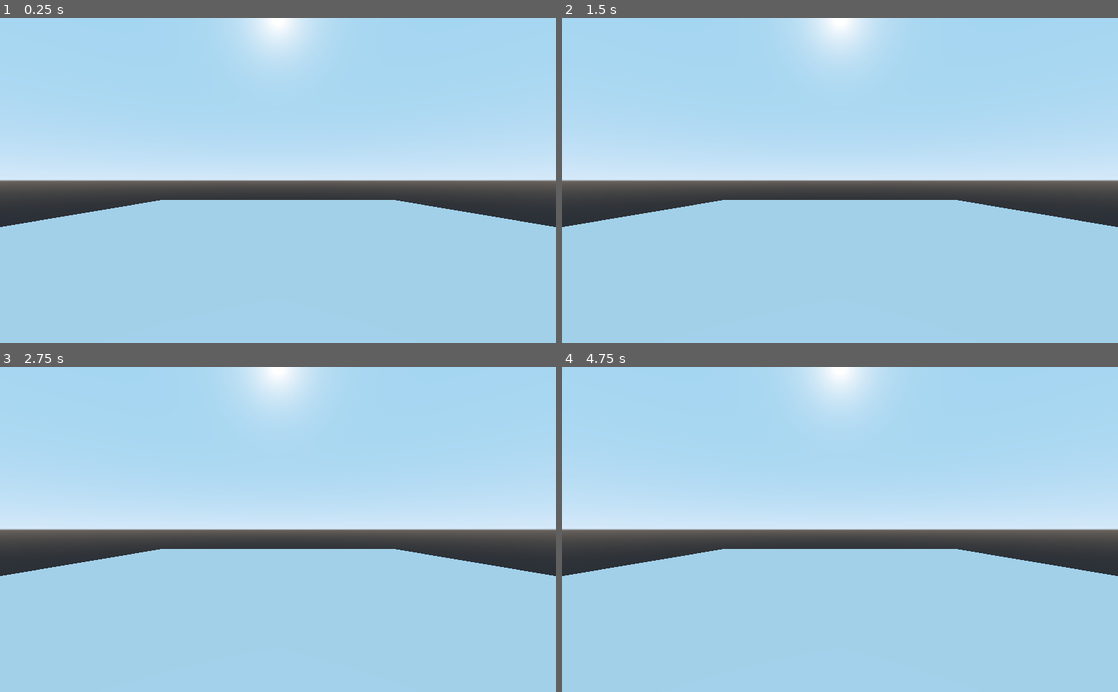
Above: before the commit, frames 1-4 (two rows, left to right).
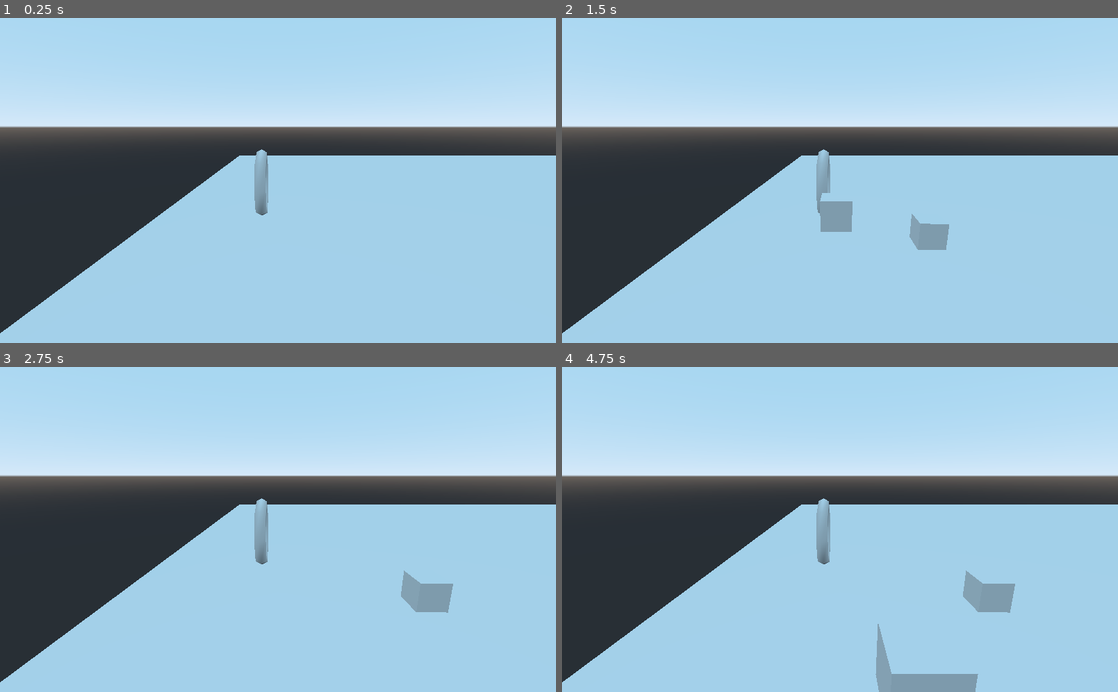
Above: after the commit, the same moments.

Repository: PandorasGit/P3-paroberts
Game: Godot game, scene res://World/World.tscn
The game is run twice, just before and just after one commit, with the same random seed, the same clock (stepped at 60 frames per second) and the same inputs.
Inputs:
- Up to frame 1 (0.25 s): no input
- Up to frame 2 (1.5 s): tap Enter at 0.5 s; hold D (yaw_right, bound only after the commit) 0.53-1.28 s; tap Space (shoot) at 0.6, 1.35 s; hold S (pitch_down, bound only after the commit) from 1.28 s (still down)
- Up to frame 3 (2.75 s): release S (pitch_down, bound only after the commit) at 2.03 s; hold D (yaw_right, bound only after the commit) from 2.03 s (still down); tap Space (shoot) at 2.1 s
- Up to frame 4 (4.75 s): release D (yaw_right, bound only after the commit) at 2.78 s; hold W (pitch_up, bound only after the commit) 2.78-3.53 s; tap Space (shoot) at 2.85, 3.5, 3.6, 4.35 s; hold A (yaw_left, bound only after the commit) from 3.53 s (still down); tap Enter at 4.25 s

The runs differ from the first frame. In frame 1, 35% of the frame differs, in the area x 0-100%, y 0-98%; in frame 2, 36%; in frame 3, 36%; in frame 4, 37%, in the area x 0-100%, y 0-100%.

Commit message:
Add impulse to projectile

Diff:
--- a/project/Launcher/Launcher.gd
+++ b/project/Launcher/Launcher.gd
@@ -1,13 +1,35 @@
 extends Spatial
+
 
 
 var _has_launched := false
 
+var _impulse :=  -10
+var _velocity := Vector3(0, 0, _impulse)
+
 onready var projectile := load("res://Projectile/Projectile.tscn")
 
 
-func _physics_process(_delta):
+func _physics_process(_delta) -> void:
+
+	_velocity += _aim()
+	print(_velocity)
 	if not _has_launched and Input.is_action_just_pressed("shoot"):
 		var new_projectile = projectile.instance()
 		add_child(new_projectile)
+		new_projectile.apply_impulse(Vector3.ZERO, _velocity)
 		_has_launched = true
+	_has_launched = false
+
+
+func _aim() -> Vector3:
+	var y_component := _pitch()
+	var x_component := _yaw()
+	return Vector3(x_component, -y_component, 0)
+
+#Pitch and yaw are terms for rotating in 3D. Pitch is rotating along the x axis, Yaw is along the Y.
+func _pitch() -> float:
+	return Input.get_axis("pitch_up", "pitch_down")
+
+func _yaw() -> float:
+	return Input.get_axis("yaw_left", "yaw_right")
--- a/project/Launcher/Launcher.tscn
+++ b/project/Launcher/Launcher.tscn
@@ -4,3 +4,6 @@
 
 [node name="Launcher" type="Spatial"]
 script = ExtResource( 1 )
+
+[node name="Retical" type="CSGTorus" parent="."]
+transform = Transform( 1, 0, 0, 0, -4.37114e-08, -1, 0, 1, -4.37114e-08, 0, 0, 0 )
--- a/project/World/World.tscn
+++ b/project/World/World.tscn
@@ -12,9 +12,9 @@
 mesh = SubResource( 1 )
 
 [node name="Pivot" type="Spatial" parent="."]
-transform = Transform( 1, 0, 0, 0, 1, 0, 0, 0, 1, 0, 9.39399, 60.1346 )
+transform = Transform( -4.37114e-08, -0.224934, 0.974374, 0, 0.974374, 0.224934, -1, 9.83218e-09, -4.25912e-08, 19.8791, 9.48368, 38.2924 )
 
 [node name="Camera" type="Camera" parent="Pivot"]
 
 [node name="Launcher" parent="." instance=ExtResource( 1 )]
-transform = Transform( 1, 0, 0, 0, 1, 0, 0, 0, 1, 0, 1, 39.691 )
+transform = Transform( 1, 0, 0, 0, 1, 0, 0, 0, 1, 0, 4.62628, 39.691 )
--- a/project/project.godot
+++ b/project/project.godot
@@ -25,6 +25,30 @@
 "events": [ Object(InputEventKey,"resource_local_to_scene":false,"resource_name":"","device":0,"alt":false,"shift":false,"control":false,"meta":false,"command":false,"pressed":false,"scancode":32,"physical_scancode":0,"unicode":0,"echo":false,"script":null)
  ]
 }
+pitch_up={
+"deadzone": 0.5,
+"events": [ Object(InputEventKey,"resource_local_to_scene":false,"resource_name":"","device":0,"alt":false,"shift":false,"control":false,"meta":false,"command":false,"pressed":false,"scancode":87,"physical_scancode":0,"unicode":0,"echo":false,"script":null)
+, Object(InputEventKey,"resource_local_to_scene":false,"resource_name":"","device":0,"alt":false,"shift":false,"control":false,"meta":false,"command":false,"pressed":false,"scancode":16777232,"physical_scancode":0,"unicode":0,"echo":false,"script":null)
+ ]
+}
+pitch_down={
+"deadzone": 0.5,
+"events": [ Object(InputEventKey,"resource_local_to_scene":false,"resource_name":"","device":0,"alt":false,"shift":false,"control":false,"meta":false,"command":false,"pressed":false,"scancode":83,"physical_scancode":0,"unicode":0,"echo":false,"script":null)
+, Object(InputEventKey,"resource_local_to_scene":false,"resource_name":"","device":0,"alt":false,"shift":false,"control":false,"meta":false,"command":false,"pressed":false,"scancode":16777234,"physical_scancode":0,"unicode":0,"echo":false,"script":null)
+ ]
+}
+yaw_left={
+"deadzone": 0.5,
+"events": [ Object(InputEventKey,"resource_local_to_scene":false,"resource_name":"","device":0,"alt":false,"shift":false,"control":false,"meta":false,"command":false,"pressed":false,"scancode":65,"physical_scancode":0,"unicode":0,"echo":false,"script":null)
+, Object(InputEventKey,"resource_local_to_scene":false,"resource_name":"","device":0,"alt":false,"shift":false,"control":false,"meta":false,"command":false,"pressed":false,"scancode":16777231,"physical_scancode":0,"unicode":0,"echo":false,"script":null)
+ ]
+}
+yaw_right={
+"deadzone": 0.5,
+"events": [ Object(InputEventKey,"resource_local_to_scene":false,"resource_name":"","device":0,"alt":false,"shift":false,"control":false,"meta":false,"command":false,"pressed":false,"scancode":68,"physical_scancode":0,"unicode":0,"echo":false,"script":null)
+, Object(InputEventKey,"resource_local_to_scene":false,"resource_name":"","device":0,"alt":false,"shift":false,"control":false,"meta":false,"command":false,"pressed":false,"scancode":16777233,"physical_scancode":0,"unicode":0,"echo":false,"script":null)
+ ]
+}
 
 [physics]
 
Not shown, changed: README.md
